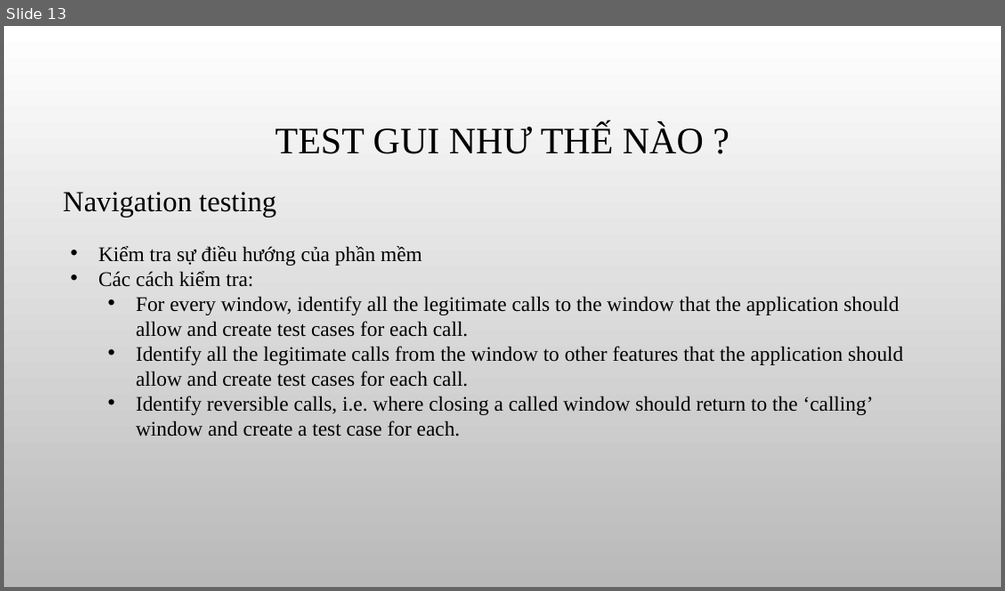
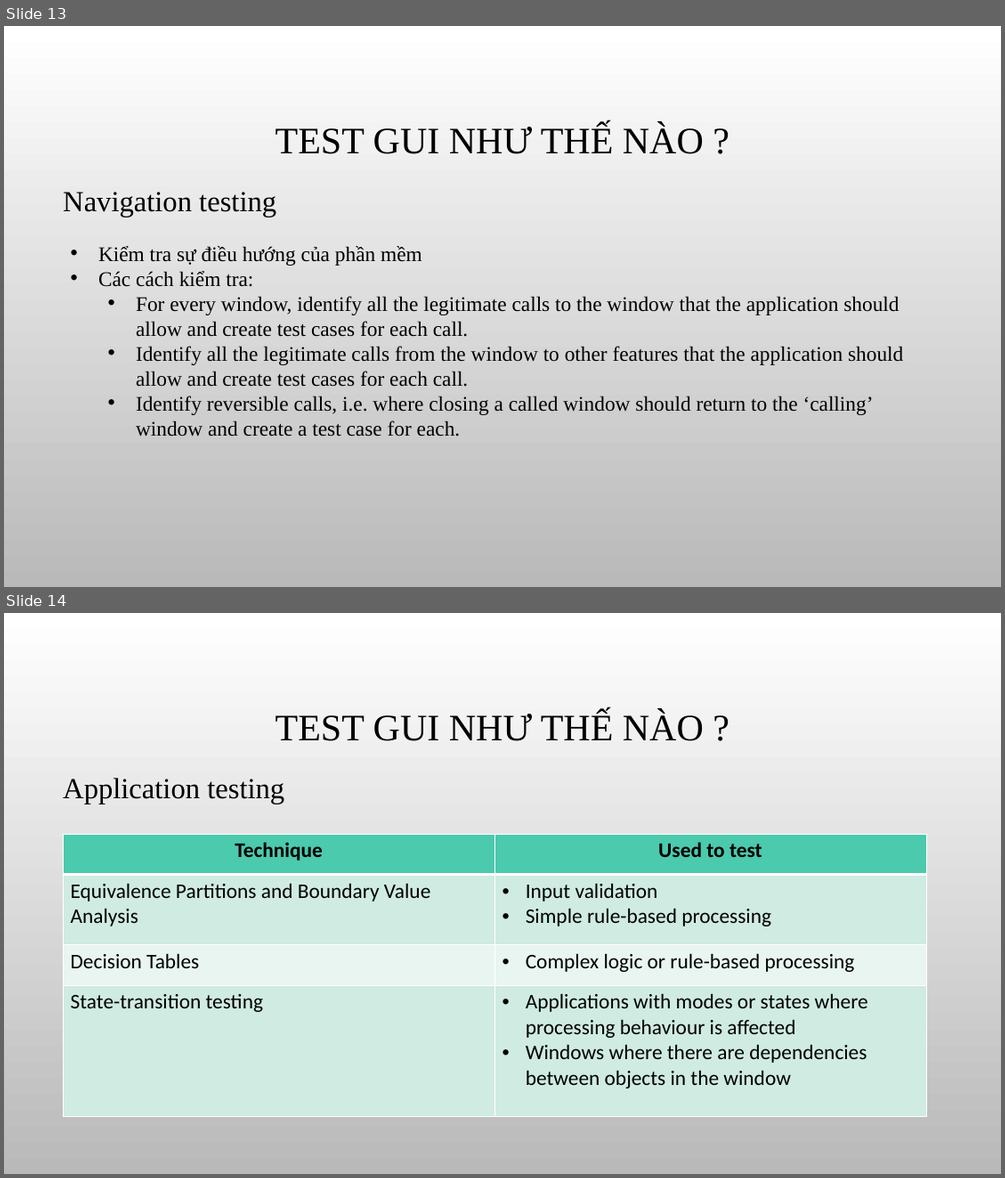
Before and after one commit to khoahoang/GUI-Usability-testing-research, a slide deck: slide/GUI & Usability testing group 20.pptx. Shown one above the other, each under a label of ours: slide 13 before the commit, slides 13 and 14 after it. The pictures are 1005x591 and 1005x1178 pixels, drawn with LibreOffice and Linux fonts; fonts in the diff are those of the drawing; background and template pictures are left out. Boxes give left, top, right and bottom in pixels: in the first picture for what was removed or moved away, otherwise in the second. Text is boxed around its words. In the diff, an @@ line names an element or a change of style, - is before the commit and + after.

Commit message:
slide GUI testing

```diff
--- a/slide/GUI & Usability testing group 20.pptx
+++ b/slide/GUI & Usability testing group 20.pptx
@@ slide 14 added at box(4, 613, 1001, 1174), background picture (left out) @@
@@ title added at box(275, 711, 704, 741), 36 pt, text #000000 @@
+TEST GUI NHƯ THẾ NÀO ?
@@ text added at box(63, 778, 284, 803), 28 pt, text #000000 @@
+Application testing
@@ table added at box(63, 834, 926, 1116), 4 rows, 2 columns @@
+Technique | Used to test
+Equivalence Partitions and Boundary Value Analysis | Input validation / Simple rule-based processing
+Decision Tables | Complex logic or rule-based processing
+State-transition testing | Applications with modes or states where processing behaviour is affected / Windows where there are dependencies between objects in the window
```
Also in this commit, not shown: 4 slides changed, 7 other slides added, 1 slide removed.
